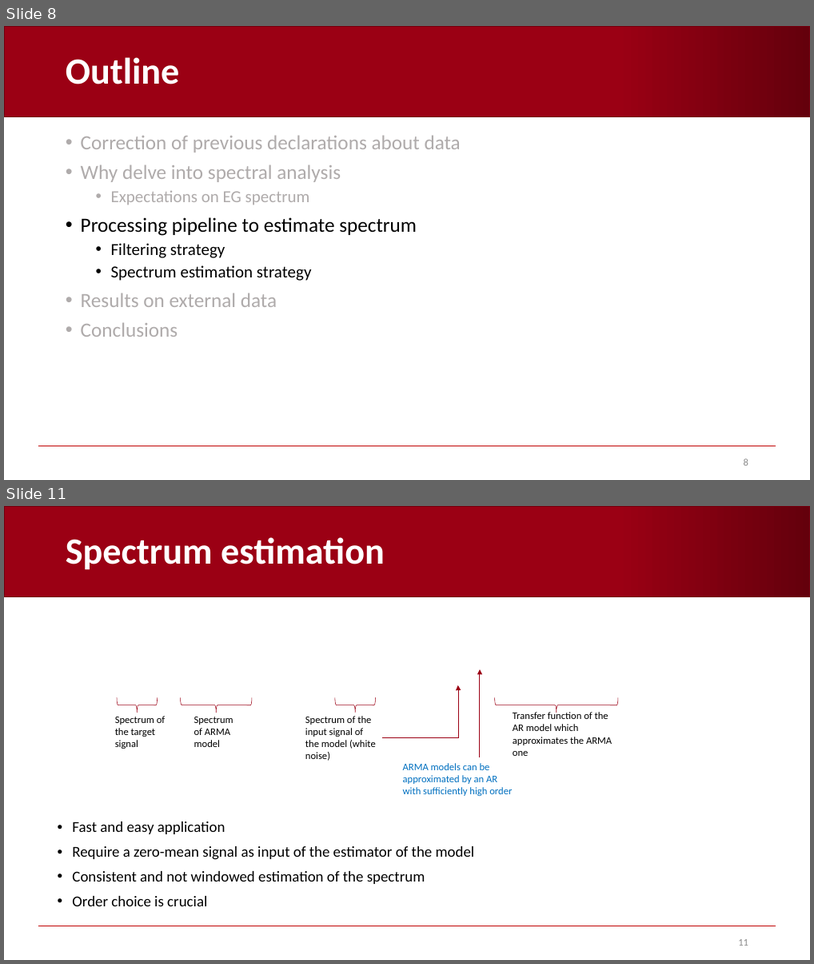
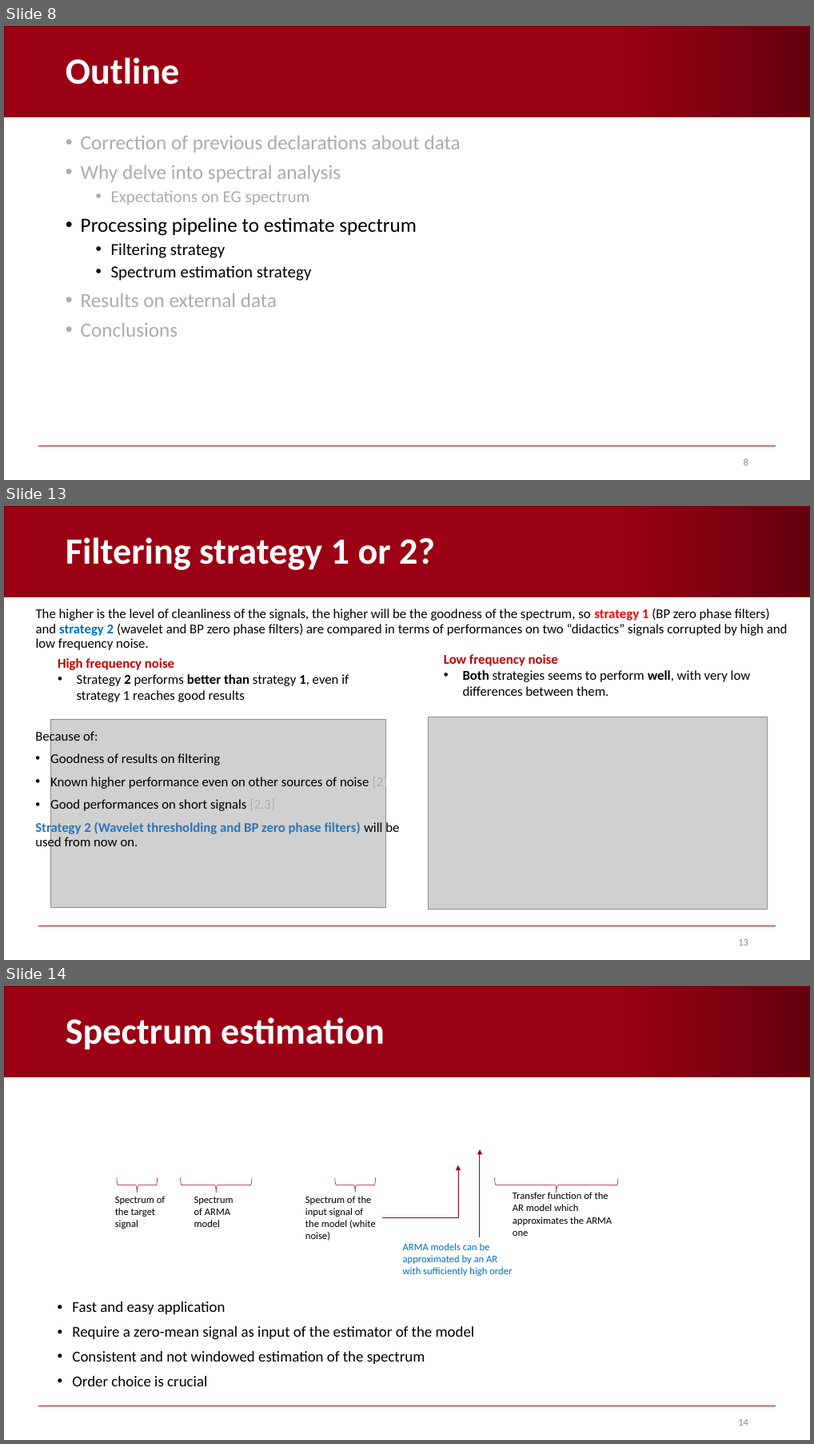
Before and after one commit to AndreaCorrado00/Tesi_magistrale_Corrado_Andrea, a slide deck: Documentation/3. in-depth spectrum analysis.pptx. Shown one above the other, each under a label of ours: slides 8 and 11 before the commit, slides 8, 13 and 14 after it; the slides between them are not shown. The pictures are 814x964 and 814x1444 pixels, drawn with LibreOffice and Linux fonts; fonts in the diff are those of the drawing; grey boxes stand for pictures; background and template pictures are left out. Boxes give left, top, right and bottom in pixels: in the first picture for what was removed or moved away, otherwise in the second. Text is boxed around its words. In the diff, an @@ line names an element or a change of style, - is before the commit and + after.

```diff
--- a/Documentation/3. in-depth spectrum analysis.pptx
+++ b/Documentation/3. in-depth spectrum analysis.pptx
@@ slide 13 added at [4, 506, 810, 960], background #FFFFFF; not listed: 2 template elements that a slide beside it also shows @@
@@ title added at [66, 537, 435, 570], 44 pt, text #FFFFFF, bold @@
+Filtering strategy 1 or 2?
@@ text added at [36, 608, 788, 650], 16 pt, text #000000 @@
+The higher is the level of cleanliness of the signals, the higher will be the goodness of the spectrum, so strategy 1 (BP zero phase filters) and strategy 2 (wavelet and BP zero phase filters) are compared in terms of performances on two “didactics” signals corrupted by high and low frequency noise.
@@ text added at [58, 658, 349, 702], 16 pt, text #000000 @@
+High frequency noise
+• Strategy 2 performs better than strategy 1, even if strategy 1 reaches good results
@@ text added at [444, 654, 751, 696], 16 pt, text #000000 @@
+Low frequency noise
+• Both strategies seems to perform well, with very low differences between them.
@@ picture added at [50, 719, 386, 907] @@
@@ picture added at [429, 717, 768, 909] @@
@@ text added at [35, 729, 399, 850], 16 pt, text #000000 @@
+Because of:
+• Goodness of results on filtering
+• Known higher performance even on other sources of noise [2]
+• Good performances on short signals [2,3]
+Strategy 2 (Wavelet thresholding and BP zero phase filters) will be used from now on.
@@ page number added at [738, 939, 749, 945], 12 pt, text #8C8C8C @@
+13
@@ what was slide 11 is now slide 14 @@
@@ page number at [738, 1419, 749, 1425]: text changed @@
-11
+14
```
Also in this commit, not shown: 8 slides changed, 5 other slides added, 7 slides removed, 4 other files.
